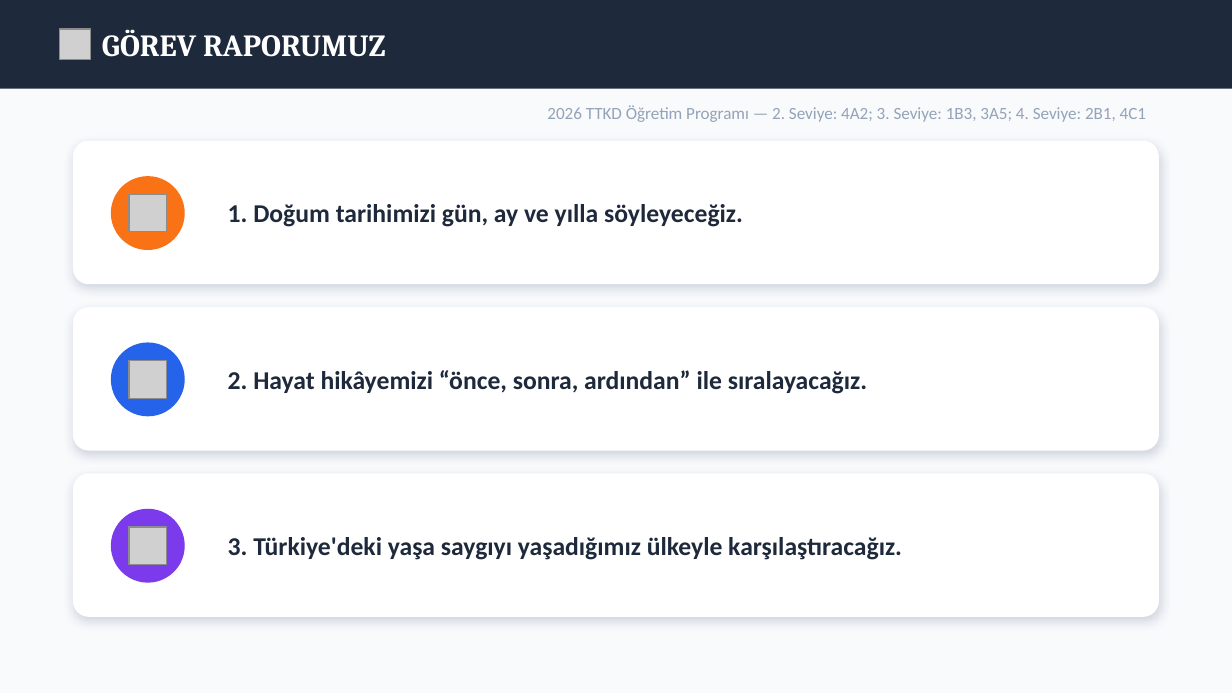
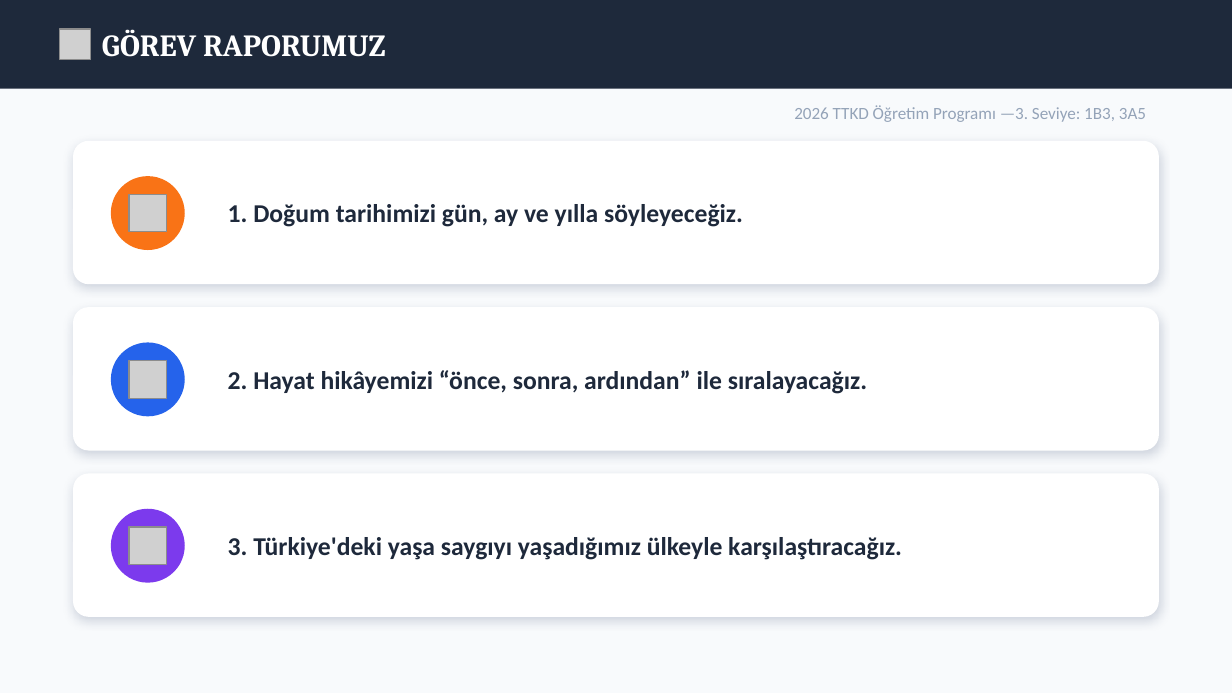
Before and after one commit to materyalfabrikasi/materyalfabrikasi.github.io, a slide deck: slide 2 of pptx/orta3.pptx. Drawn at 1232x693 pixels with LibreOffice and Linux fonts; fonts in the diff are those of the drawing; grey boxes stand for pictures. Boxes give left, top, right and bottom in pixels: in the first picture for what was removed or moved away, otherwise in the second. Text is boxed around its words. In the diff, an @@ line names an element or a change of style, - is before the commit and + after.

```diff
--- a/pptx/orta3.pptx
+++ b/pptx/orta3.pptx
@@ text at (x1=794, y1=105, x2=1146, y2=122): text changed @@
-2026 TTKD Öğretim Programı — 2. Seviye: 4A2; 3. Seviye: 1B3, 3A5; 4. Seviye: 2B1, 4C1
+2026 TTKD Öğretim Programı —3. Seviye: 1B3, 3A5
```
Also in this commit, not shown: 5 other files.
